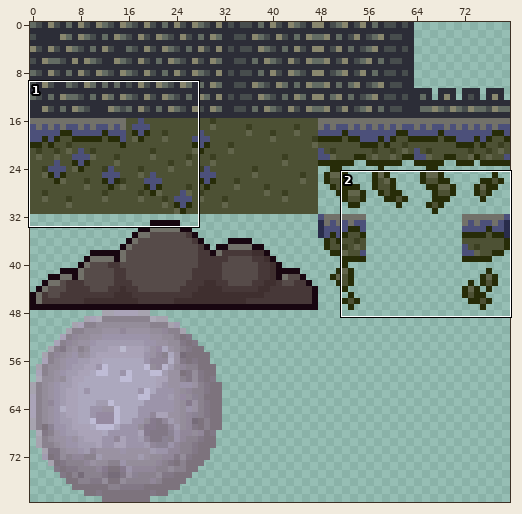
A sprite sheet gets an edit: media/scene.png. The first picture is a wide view before the edit; the outline marks the close-up.
Close-up. Earlier state:
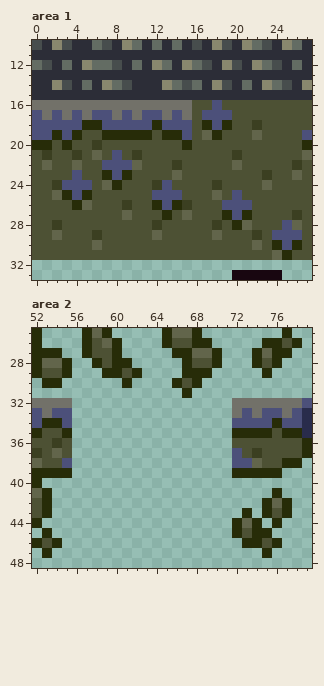
The file is 80x80 pixels. Colours within 5 levels of each other are drawn and written as one. Shown: area 1: x 0..27, y 10..33; area 2: x 52..79, y 25..48.
After the commit:
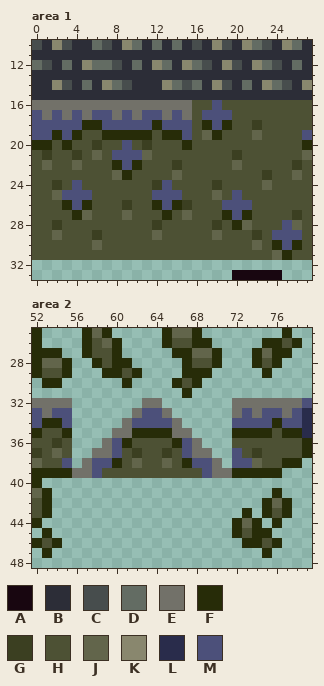
Palette (. is transparent): A #180610  B #2c2d37  C #474d4d  D #636c63  E #727169  F #272c08  G #3b3f21  H #4d5134  J #62654b  K #89876e  L #292c4b  M #4c507a
The author wrote: WIP: Level (ramps)
From old to new:
Area 1:
Colour H gives way to colour F in row 26 at x 3; in row 27 at x 4.
Colour J gives way to colour F in row 22 at x 10; in row 26 at x 5.
Colour M gives way to colour F in row 22 at x 8.
Colour H gives way to colour G in row 20 at x 11.
Colour F gives way to colour H in row 23 at x 7; in row 24 at x 8.
Colour J gives way to colour H in row 24 at x 7.
Colour M gives way to colour H in row 22 at x 7; in row 23 at x 4; in row 24 at x 3 and 5.
Colour H gives way to colour J in row 21 at x 11; in row 27 at x 5.
Colour M gives way to colour J in row 23 at x 8.
Colour F gives way to colour M in row 25 at x 3 and 5; in row 26 at x 4.
Colour G gives way to colour M in row 21 at x 10.
Colour H gives way to colour M in rows 20 to 21 at x 9.
Area 2:
The edit adds colour E in row 32 at x 63 to 64; in row 33 at x 62 and 65; in row 34 at x 61 and 66; in row 35 at x 60 to 61 and 66 to 67; in row 36 at x 59 and 68; in row 37 at x 58 to 59 and 68 to 69.
The edit adds colour E in row 38 at x 57 and 70; in row 39 at x 56 to 57 and 70 to 71.
The edit adds colour F in row 35 at x 62 to 65; in row 36 at x 61 and 66; in row 38 at x 60 and 67.
The edit adds colour G in row 37 at x 62 and 65.
The edit adds colour H in row 36 at x 62 to 65; in rows 37 to 38 at x 61, 63 to 64 and 66; in row 39 at x 59 to 68.
The edit adds colour J in row 38 at x 62 and 65.
The edit adds colour M in row 33 at x 63 to 64; in row 34 at x 62 to 65; in rows 36 to 37 at x 60 and 67; in row 38 at x 58 to 59 and 68 to 69; in row 39 at x 58 and 69.
Where, in picture pixels (left, top, right, bottom), the same in both close-ups:
changed: (62, 140, 152, 220)
added: (72, 398, 232, 478)
